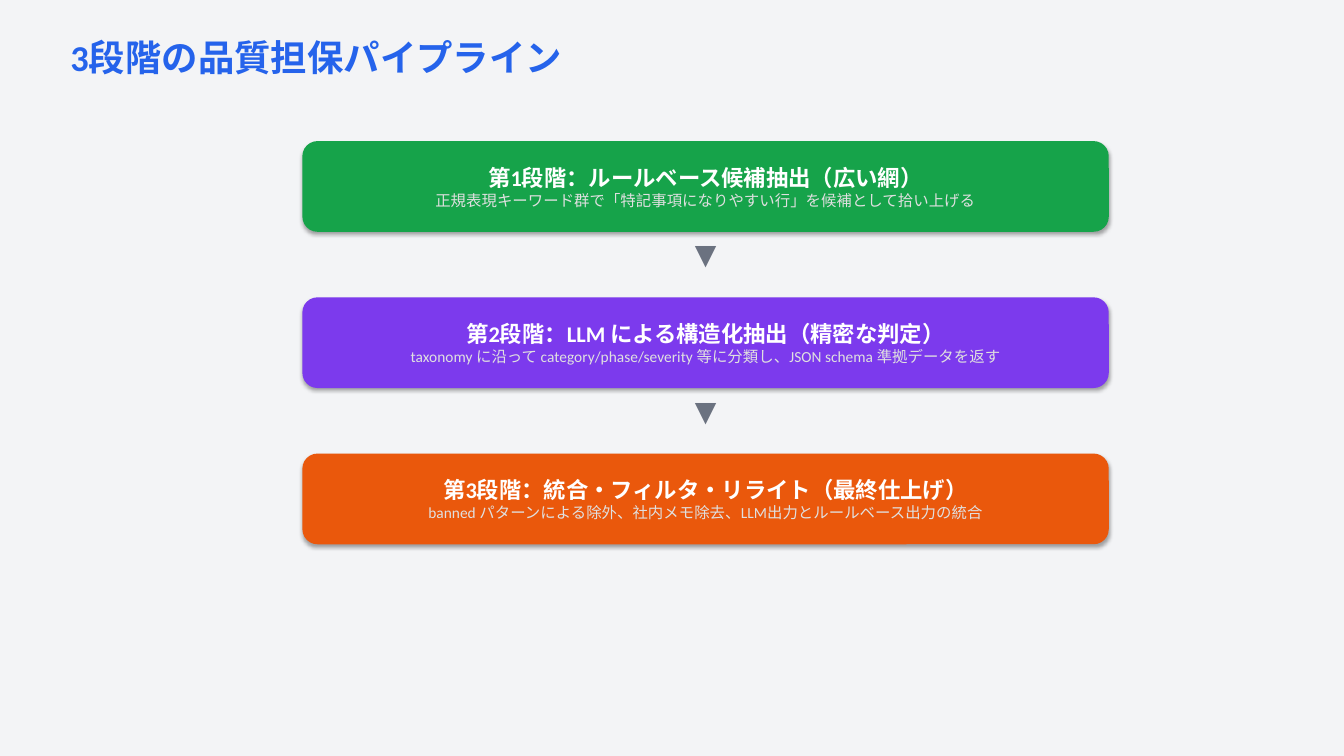
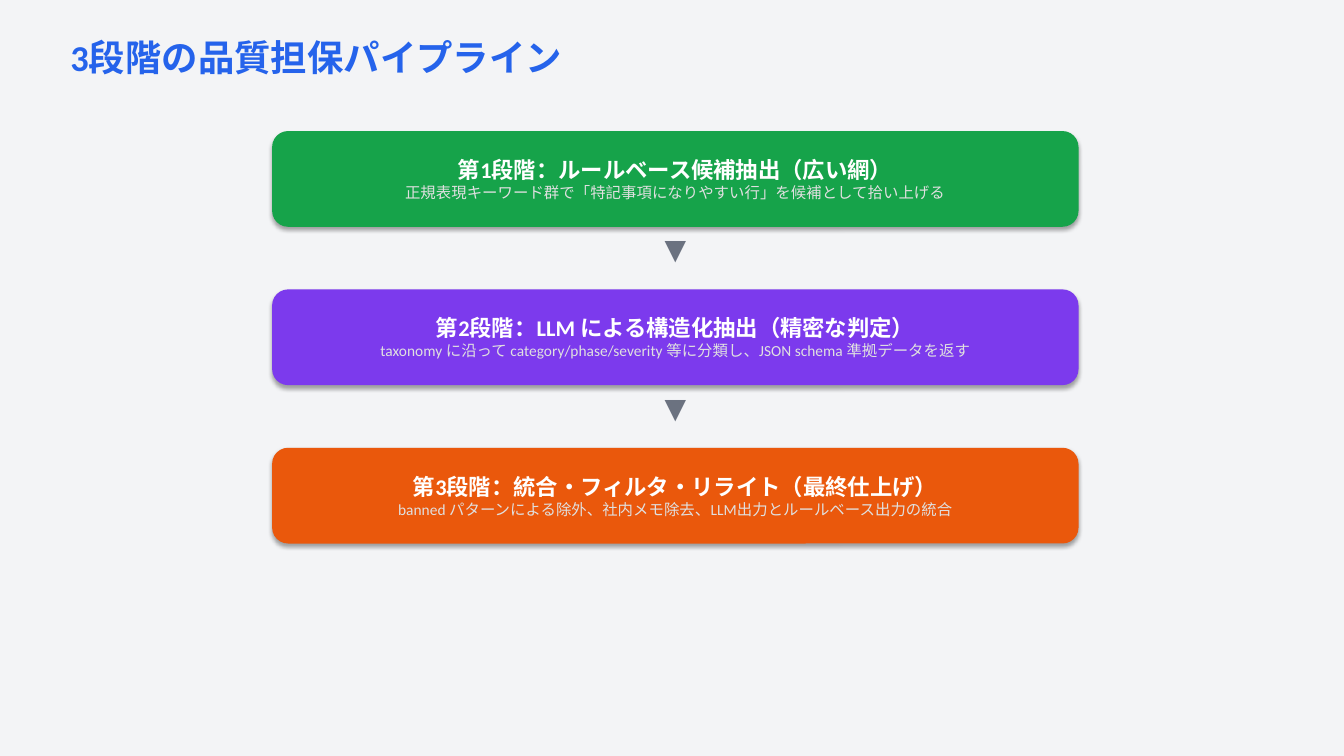
Before and after one commit to shu-creator/codex-cloud-environment, a slide deck: slide 4 of docs/fnl-rules-and-prompts.pptx. Drawn at 1344x756 pixels with LibreOffice and Linux fonts; fonts in the diff are those of the drawing. Boxes give left, top, right and bottom in pixels: in the first picture for what was removed or moved away, otherwise in the second. Text is boxed around its words. In the diff, an @@ line names an element or a change of style, - is before the commit and + after.

```diff
--- a/docs/fnl-rules-and-prompts.pptx
+++ b/docs/fnl-rules-and-prompts.pptx
@@ rounded rectangle "第1段階：ルールベース候補抽出（広い網）": place and size @@
-rounded rectangle "第1段階：ルールベース候補抽出（広い網）" at (302,141,1109,232)
+rounded rectangle "第1段階：ルールベース候補抽出（広い網）" at (272,131,1079,227)
@@ text "▼" rewrapped from (676,232,736,282) to (645,227,706,289) @@
@@ rounded rectangle "第2段階：LLM による構造化抽出（精密な判定）": place and size @@
-rounded rectangle "第2段階：LLM による構造化抽出（精密な判定）" at (302,297,1109,388)
+rounded rectangle "第2段階：LLM による構造化抽出（精密な判定）" at (272,289,1079,385)
@@ text "▼" rewrapped from (676,388,736,439) to (645,385,706,448) @@
@@ rounded rectangle "第3段階：統合・フィルタ・リライト（最終仕上げ）": place and size @@
-rounded rectangle "第3段階：統合・フィルタ・リライト（最終仕上げ）" at (302,454,1109,544)
+rounded rectangle "第3段階：統合・フィルタ・リライト（最終仕上げ）" at (272,448,1079,543)
```
Also in this commit, not shown: 2 other files.
